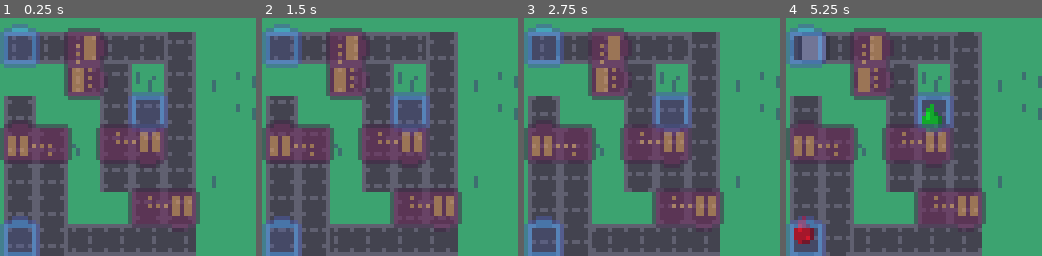
Above: before the commit, frames 1-4 (left to right).
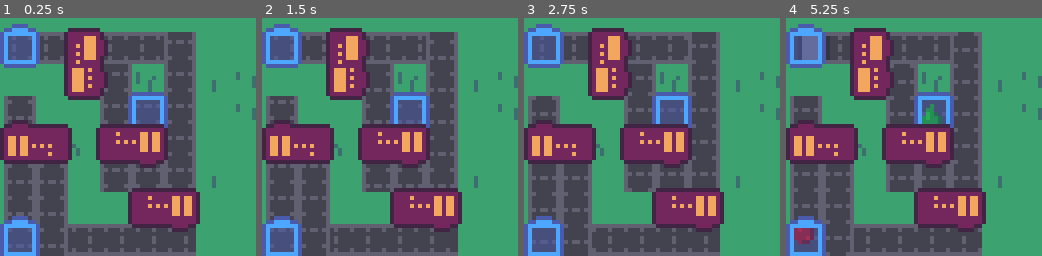
Above: after the commit, the same moments.

Repository: gheja/boxez
Game: Godot game, scene res://scenes/main_screen.tscn
The game is run twice, just before and just after one commit, with the same random seed, the same clock (stepped at 60 frames per second) and the same inputs.
Inputs:
- Up to frame 1 (0.25 s): no input
- Up to frame 2 (1.5 s): no input
- Up to frame 3 (2.75 s): no input
- Up to frame 4 (5.25 s): no input

The runs differ from the first frame. In frame 1, 15% of the frame differs, in the area x 0-79%, y 2-100%; in frame 2, 15%; in frame 3, 15%; in frame 4, 16%.

Commit message:
Removed some debug stuffs

Diff:
--- a/src/scenes/building_common.gd
+++ b/src/scenes/building_common.gd
@@ -37,7 +37,7 @@
 		assert(false)
 		return
 
-	print('left entered by ', tmp.debug_name)
+	# print('left entered by ', tmp.debug_name)
 
 	# to make sure we won't double-process it...
 	if tmp.is_currenty_in_building:
@@ -57,7 +57,7 @@
 		assert(false)
 		return
 
-	print('right entered by ', tmp.debug_name)
+	# print('right entered by ', tmp.debug_name)
 
 	# to make sure we won't double-process it...
 	if tmp.is_currenty_in_building:
--- a/src/scenes/level_1.tscn
+++ b/src/scenes/level_1.tscn
@@ -21,7 +21,6 @@
 [node name="ObjectsContainer" type="Node2D" parent="." groups=["objects_containers"]]
 
 [node name="BuildingsContainer" type="Node2D" parent="."]
-modulate = Color(1, 1, 1, 0.501961)
 
 [node name="BuildingRotate" parent="BuildingsContainer" instance=ExtResource("3_hwfe1")]
 position = Vector2(12, 44)
